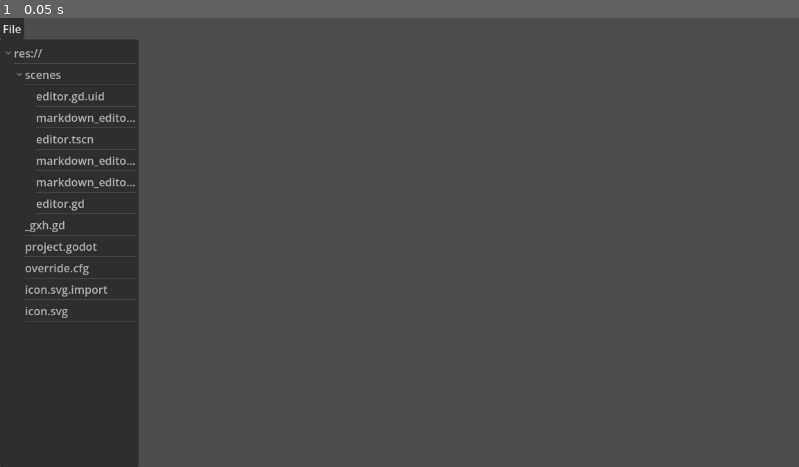
Above: before the commit, frame 1.
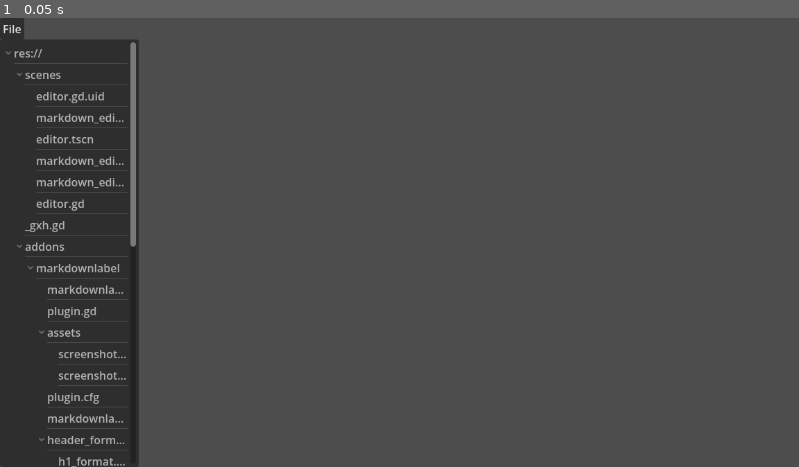
Above: after the commit, the same moment.

Repository: olafjanssen/snorfeld
Game: Godot game, scene res://scenes/editor.tscn
Two runs of this game, one before a commit and one after it. Both use one fixed random seed, a clock stepped at 60 frames per second and the inputs below.
Inputs:
- Up to frame 1 (0.05 s): no input

The runs differ from the first frame. In frame 1, 1.4% of the frame differs, in the area x 2-18%, y 5-100%.

Commit message:
Add working label

Diff:
--- a/scenes/editor.gd
+++ b/scenes/editor.gd
@@ -2,7 +2,7 @@
 
 @onready var file_popup: PopupMenu = $MenuBar/File
 @onready var tree: Tree = $HSplitContainer/FileBrowser
-@onready var markdown_editor: Control = $HSplitContainer/MarkdownEditor
+@onready var markdown_editor_root: Node = $HSplitContainer/MarkdownEditor
 
 const OPEN_FOLDER_ID: int = 0
 const CONFIG_FILE: String = "user://config.cfg"
@@ -80,7 +80,7 @@
 			return
 		elif FileAccess.file_exists(path):
 			var content: String = FileAccess.get_file_as_string(path)
-			markdown_editor.public_text = content
+			$HSplitContainer/MarkdownEditor.set_text(content)
 			return
 		item = tree.get_next_selected(item)
 
--- a/scenes/markdown_editor.gd
+++ b/scenes/markdown_editor.gd
@@ -1,7 +1,7 @@
 extends Control
 
 @onready var scroll: ScrollContainer = $ScrollContainer
-@onready var rich_text: RichTextLabel = $ScrollContainer/RichTextContent
+@onready var markdown_label: RichTextLabel = $ScrollContainer/MarkdownContent
 @onready var cursor_timer: Timer = $Timer
 
 var text: String = ""
@@ -10,13 +10,13 @@
 var selecting: bool = false
 var selection_start: int = 0
 
-# Public property for editor.gd to set/get text
-var public_text: String:
-	get:
-		return text
-	set(value):
-		text = value
-		_update_display()
+# Public methods for external access
+func set_text(p_text: String):
+	text = p_text
+	_update_display()
+
+func get_text() -> String:
+	return text
 
 func _ready():
 	cursor_timer.start()
@@ -84,12 +84,14 @@
 		grab_focus()
 
 	if event.pressed:
-		var pos: Vector2 = scroll.get_local_mouse_position()
-		var rt_pos: Vector2 = rich_text.to_local(pos)
-		var clicked_index: int = rich_text.get_letter_index_at_position(rt_pos)
-
-		# Map BBCode index back to Markdown index
-		cursor_pos = _bbcode_to_markdown_index(clicked_index, rich_text.text)
+		# For now: estimate position based on character count
+		var line_height: float = markdown_label.get_line_height(0)
+		var scrollbar = scroll.get_v_scrollbar()
+		var lines_visible: int = scrollbar.maximum + 1 if scrollbar else 1
+		var line_count: int = max(1, text.count("\n") + 1)
+		var char_per_line: int = text.length() / line_count
+		var clicked_line: int = int(scroll.get_local_mouse_position().y / line_height) + (scrollbar.value if scrollbar else 0)
+		cursor_pos = min(clicked_line * char_per_line, text.length())
 
 		if event.shift_pressed:
 			_select_to(cursor_pos)
@@ -98,41 +100,6 @@
 			selecting = false
 
 		_update_display()
-
-func _bbcode_to_markdown_index(bbcode_pos: int, bbcode_text: String) -> int:
-	# Convert BBCode character position back to Markdown position
-	# by counting how many BBCode tags are before bbcode_pos
-	var md_pos: int = bbcode_pos
-	var i: int = 0
-
-	while i < bbcode_pos and i < bbcode_text.length():
-		if bbcode_text.substr(i, 7) == "[size=32]" or bbcode_text.substr(i, 7) == "[size=24]" or bbcode_text.substr(i, 7) == "[size=20]":
-			md_pos -= 7
-			i += 7
-		elif bbcode_text.substr(i, 8) == "[/size]":
-			md_pos -= 8
-			i += 8
-		elif bbcode_text.substr(i, 3) == "[b]":
-			md_pos -= 3
-			i += 3
-		elif bbcode_text.substr(i, 4) == "[/b]":
-			md_pos -= 4
-			i += 4
-		elif bbcode_text.substr(i, 3) == "[i]":
-			md_pos -= 3
-			i += 3
-		elif bbcode_text.substr(i, 4) == "[/i]":
-			md_pos -= 4
-			i += 4
-		else:
-			i += 1
-
-	return md_pos
-
-func _markdown_to_bbcode_index(md_pos: int) -> int:
-	# Convert Markdown position to equivalent BBCode position
-	var bbcode: String = _markdown_to_bbcode(text.substr(0, md_pos))
-	return bbcode.length()
 
 func _move_cursor(delta: int, shift: bool):
 	if shift and not selecting:
@@ -289,88 +256,11 @@
 	pass
 
 func _update_display():
-	var bbcode: String = _markdown_to_bbcode(text)
-
-	# Selection highlighting (cursor removed for now)
-	if selecting:
-		var start_bbcode: int = _markdown_to_bbcode_index(selection_start)
-		var end_bbcode: int = _markdown_to_bbcode_index(cursor_pos)
-		if start_bbcode > end_bbcode:
-			var temp_bb: int = start_bbcode
-			start_bbcode = end_bbcode
-			end_bbcode = temp_bb
-		bbcode = (bbcode.substr(0, start_bbcode) +
-			"[color=8080ff]" + bbcode.substr(start_bbcode, end_bbcode - start_bbcode) + "[/color]" +
-			bbcode.substr(end_bbcode))
-
-	if rich_text.text != bbcode:
-		rich_text.text = bbcode
-
-func _markdown_to_bbcode(md: String) -> String:
-	var i: int = 0
-	var result: String = ""
-	var in_bold: bool = false
-	var in_italic: bool = false
-
-	while i < md.length():
-		var c: String = md[i]
-		var lookahead: String = ""
-		if i + 1 < md.length():
-			lookahead = md.substr(i, 2)
-
-		# Check for bold ** at start of word/line
-		if lookahead == "**" and (i == 0 or md[i-1] == " " or md[i-1] == "\n" or md[i-1] == "\t"):
-			in_bold = not in_bold
-			result += "[b]" if in_bold else "[/b]"
-			i += 2
-			continue
-
-		# Check for bold __ at start of word/line
-		if lookahead == "__" and (i == 0 or md[i-1] == " " or md[i-1] == "\n" or md[i-1] == "\t"):
-			in_bold = not in_bold
-			result += "[b]" if in_bold else "[/b]"
-			i += 2
-			continue
-
-		# Check for italic * at start of word
-		if c == "*" and (i == 0 or md[i-1] == " " or md[i-1] == "\n" or md[i-1] == "\t") and (i + 1 >= md.length() or md[i+1] != "*"):
-			in_italic = not in_italic
-			result += "[i]" if in_italic else "[/i]"
-			i += 1
-			continue
-
-		# Check for italic _ at start of word
-		if c == "_" and (i == 0 or md[i-1] == " " or md[i-1] == "\n" or md[i-1] == "\t") and (i + 1 >= md.length() or md[i+1] != "_"):
-			in_italic = not in_italic
-			result += "[i]" if in_italic else "[/i]"
-			i += 1
-			continue
-
-		result += c
-		i += 1
-
-	# Close any open tags
-	if in_bold:
-		result += "[/b]"
-	if in_italic:
-		result += "[/i]"
-
-	# Post-process headers: lines starting with #
-	var lines := result.split("\n")
-	result = ""
-	for line in lines:
-		var stripped := line.strip_edges()
-		if stripped.begins_with("#"):
-			var level: int = 0
-			while level < stripped.length() and stripped[level] == "#":
-				level += 1
-			var header_text: String = stripped.substr(level).strip_edges()
-			var size: int = 32
-			if level >= 2:
-				size = 24
-			if level >= 3:
-				size = 20
-			line = "[size=%d]%s[/size]" % [size, header_text]
-		result += line + "\n"
-
-	return result
+	# Use markdown_text property if MarkdownLabel script is assigned
+	if markdown_label.has_method("set_markdown_text"):
+		print("adding markdown text")
+		markdown_label.markdown_text = text
+	else:
+		# Fallback: plain text (MarkdownLabel will format it if script is assigned)
+		print("plain text fallback")
+		markdown_label.text = text
--- a/scenes/markdown_editor.tscn
+++ b/scenes/markdown_editor.tscn
@@ -1,28 +1,27 @@
-[gd_scene format=3 uid="uid://bf3eclvsm35s8"]
+[gd_scene format=3 uid="uid://bgiwg4m4ui35r"]
 
 [ext_resource type="Script" uid="uid://wbb02haj18gd" path="res://scenes/markdown_editor.gd" id="1_k4myg"]
 
-[node name="MarkdownEditor" type="Control" unique_id=756319153]
+[node name="MarkdownEditor" type="Control" unique_id=752879554]
 layout_mode = 3
 anchors_preset = 15
 anchor_right = 1.0
 anchor_bottom = 1.0
 script = ExtResource("1_k4myg")
 
-[node name="ScrollContainer" type="ScrollContainer" parent="." unique_id=1481921349]
+[node name="ScrollContainer" type="ScrollContainer" parent="." unique_id=872335635]
 layout_mode = 0
 anchor_right = 1.0
 anchor_bottom = 1.0
 
-[node name="RichTextContent" type="RichTextLabel" parent="ScrollContainer" unique_id=166191797]
+[node name="MarkdownContent" type="RichTextLabel" parent="ScrollContainer" unique_id=1400961899]
 layout_mode = 2
 size_flags_horizontal = 3
 size_flags_vertical = 3
 focus_mode = 2
 bbcode_enabled = true
-fit_content = true
 context_menu_enabled = true
 selection_enabled = true
 
-[node name="Timer" type="Timer" parent="." unique_id=1494302450]
+[node name="Timer" type="Timer" parent="." unique_id=700370734]
 wait_time = 0.5
Binary file added: addons/markdownlabel/assets/screenshot.png
Not shown, added: addons/markdownlabel/example.gd
Not shown, added: addons/markdownlabel/example.gd.uid
Not shown, added: addons/markdownlabel/example.tscn
Not shown, added: addons/markdownlabel/header_formats/h1_format.gd
Not shown, added: addons/markdownlabel/header_formats/h1_format.gd.uid
Not shown, added: addons/markdownlabel/header_formats/h2_format.gd
Not shown, added: addons/markdownlabel/header_formats/h2_format.gd.uid
Not shown, added: addons/markdownlabel/header_formats/h3_format.gd
Not shown, added: addons/markdownlabel/header_formats/h3_format.gd.uid
Not shown, added: addons/markdownlabel/header_formats/h4_format.gd
Not shown, added: addons/markdownlabel/header_formats/h4_format.gd.uid
(and 14 more such lines)
